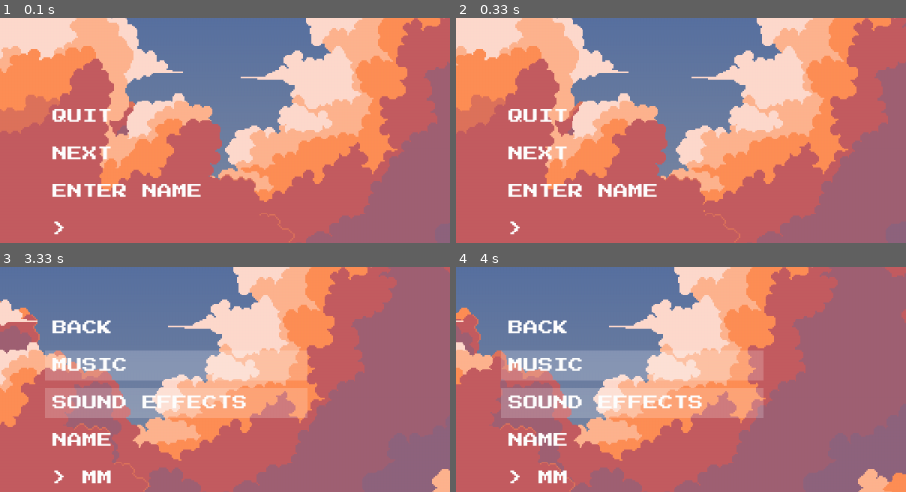
Above: before the commit, frames 1-4 (two rows, left to right).
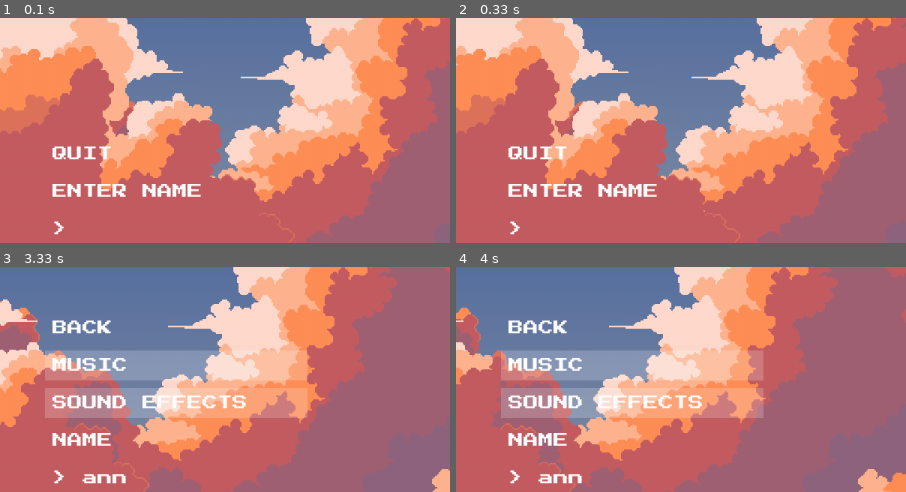
Above: after the commit, the same moments.

Repository: aurlaw0809/MazeGameOfSomeSort
Game: pygame game, started from trial_combination.py
Same seed, same stepped clock (60 frames per second), same inputs: the game is played once before the commit and once after it.
Inputs (mouse positions are % of the whole screen's width and height, from its top left):
- Up to frame 1 (0.1 s): no input
- Up to frame 2 (0.33 s): no input
- Up to frame 3 (3.33 s): click "ENTER NAME" at 0.38 s; type "ann" at 0.67 s; tap Enter at 1 s; click "NEXT" at 1.27 s; click "START" at 1.6 s; tap Space at 1.88, 2.62, 2.92 s; click (51, 60) at 2.27 s; click (34, 17) at 3.15 s
- Up to frame 4 (4 s): tap Space at 3.5 s; click (17, 60) at 3.82 s
The pictures show only the part of the screen within x 0-50%, y 40-90%; the shares and areas given below are measured in that part.

The runs differ from the first frame. In frame 1, 0.8% of the frame differs, in the area x 11-25%, y 40-64%; in frame 2, 0.8%; in frame 3, 0.3%; in frame 4, 0.3%.

Commit message:
start page added with more jazz

Diff:
--- a/trial_combination.py
+++ b/trial_combination.py
@@ -6,7 +6,7 @@
 pygame.init()
 pygame.mixer.init()
 
-pygame.mixer.music.load("assets/music/elevator_music1.mp3")
+pygame.mixer.music.load("assets/music/steven_universe.mp3")
 pygame.mixer.music.set_volume(0.5)
 
 click_sound = pygame.mixer.Sound("assets/sound_effects/click.wav")
@@ -50,7 +50,8 @@
 #B = branch, F = finish game, T = toggle, E = entry, L = level
 # page name: [button names, action: to which page or toggle a variable or store a text box value, page type]
 
-pages = {'SP': [['QUIT', 'NEXT', 'ENTER NAME'], [None, 'MM', None], ['F', 'B', 'E'], 4],
+pages = {'SP2': [['NEXT', 'QUIT', 'ENTER NAME'], ['MM', None, None], ['B', 'F', 'E'], 4],
+         'SP1': [['QUIT', 'ENTER NAME'], [None, None], ['F', 'E'], 3],
          'MM': [['START', 'SETTINGS', 'LEADERBOARD', 'QUIT'], ['MSS', 'MO', 'MRS', None], ['B', 'B', 'B', 'F'], 4],
          'MO': [['BACK', 'MUSIC', 'SOUND EFFECTS', 'NAME'], ['MM', True, True, None], ['B', 'T', 'T', 'E'], 5],
          'MRS': [['BACK', 'LVL. 1', 'LVL. 2', 'LVL. 3'], ['MM', None, None, None], ['B', 'L', 'L', 'L'], 4],
@@ -58,7 +59,7 @@
          'MSS': [['BACK', 'LEVELS', 'TUTORIAL'], ['MM', 'MLS', None], ['B', 'B', 'L'], 3],
          'MLS': [['BACK', 'LVL. 1', 'LVL. 2', 'LVL. 3'], ['MSS', None, None, None], ['B', 'L', 'L', 'L'], 4],}
 
-current_page = 'SP'
+current_page = 'SP1'
 
 def update_page():
     BUTTON_NAMES = pages[current_page][0]
@@ -343,8 +344,12 @@
                         if validate_user_input(buttons, True):
                             buttons.get_list_buttons()[buttons.get_chosen_button()].unselected_text_box()
                             pages = update_user_input(buttons, current_page, pages)
+
                             initial_name_done = True
-                            pages['MO'][1][3] = pages['SP'][1][1]
+                            pages['SP2'][1][2] = pages['SP1'][1][1]
+                            pages['MO'][1][3] = pages['SP1'][1][1]
+                            current_page = 'SP2'
+                            buttons = update_page()
                             text_box_selected = False
 
     pygame.display.update()
